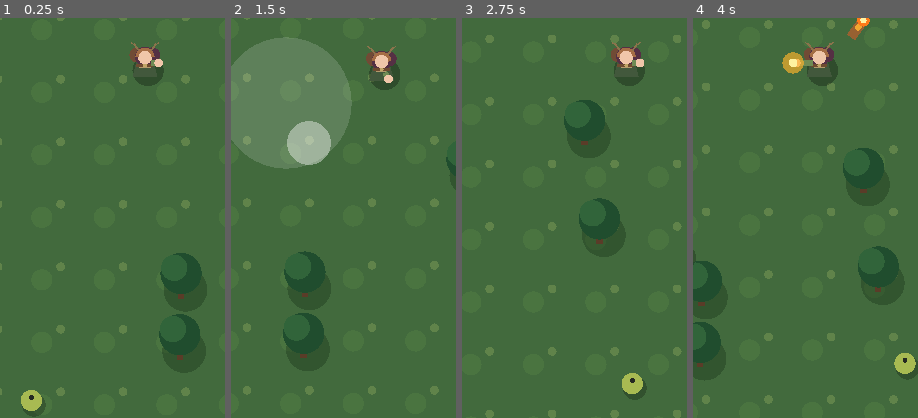
Above: before the commit, frames 1-4 (left to right).
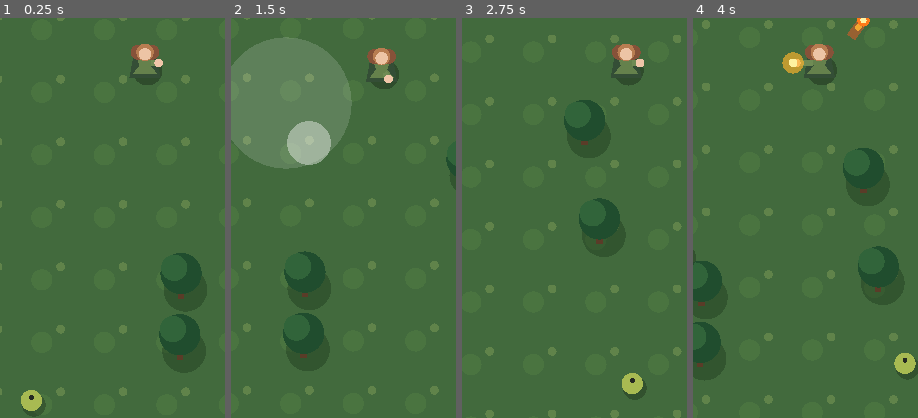
Above: after the commit, the same moments.

Repository: cosmerearchives-creator/dnd-adventurers
Game: Godot game, scene res://scenes/wilderness.tscn
The game is run twice, just before and just after one commit, with the same random seed, the same clock (stepped at 60 frames per second) and the same inputs.
Inputs (mouse positions are % of the whole screen's width and height, from its top left):
- Up to frame 1 (0.25 s): no input
- Up to frame 2 (1.5 s): move the mouse to (72, 45) at 0.52 s; hold Right (ui_right) 0.53-1.25 s; click (72, 45) at 0.67 s; drag from (30, 55) to (45, 70) at 1.27 s
- Up to frame 3 (2.75 s): move the mouse to (60, 28) at 2.02 s; hold Right (ui_right) from 2.03 s (still down)
- Up to frame 4 (4 s): release Right (ui_right) at 2.75 s; drag from (45, 70) to (20, 35) at 2.77 s; move the mouse to (80, 65) at 3.52 s; hold Left (ui_left) from 3.53 s (still down)
The pictures show only the part of the screen within x 18-68%, y 44-94%; the shares and areas given below are measured in that part.

The runs differ from the first frame. In frame 1, 0.7% of the frame differs, in the area x 57-73%, y 6-17%; in frame 2, 0.6%; in frame 3, 0.7%; in frame 4, 0.7%.

Commit message:
Add Blender-rendered directional druid sprite integration

Diff:
--- a/game/scripts/wilderness.gd
+++ b/game/scripts/wilderness.gd
@@ -54,6 +54,9 @@
 var touch_origin := Vector2.ZERO
 var touch_vector := Vector2.ZERO
 var rng := RandomNumberGenerator.new()
+var druid_frames: Dictionary = {}
+var walk_clock := 0.0
+var druid_state := "idle"
 var camera: Camera2D
 var hud: CanvasLayer
 var status_label: Label
@@ -86,9 +89,36 @@
     hint_label.add_theme_font_size_override("font_size", 17)
     hint_label.text = "Drag to move. Fire bolts cast automatically."
     hud.add_child(hint_label)
+    _load_druid_frames()
     _create_result_popup()
     _create_level_menu()
     _update_hud()
+
+func _load_druid_frames() -> void:
+    for direction in range(8):
+        for animation in ["idle", "walk", "cast", "hit"]:
+            var count := 3 if animation == "walk" else (2 if animation == "cast" else 1)
+            for frame in range(count):
+                var path := "res://assets/druid/%s_%d_%d.png" % [animation, direction, frame]
+                if ResourceLoader.exists(path):
+                    druid_frames["%s_%d_%d" % [animation, direction, frame]] = load(path)
+
+func _draw_druid() -> bool:
+    if druid_frames.is_empty():
+        return false
+    var direction := int(round(fposmod(facing.angle() + PI / 2.0, TAU) / (TAU / 8.0))) % 8
+    var frame := 0
+    if druid_state == "walk":
+        frame = int(walk_clock * 9.0) % 3
+    elif druid_state == "cast":
+        frame = 0 if cast_timer > 0.14 else 1
+    var key := "%s_%d_%d" % [druid_state, direction, frame]
+    if not druid_frames.has(key):
+        return false
+    var texture: Texture2D = druid_frames[key]
+    var size := Vector2(100, 137)
+    draw_texture_rect(texture, Rect2(player_pos - Vector2(size.x / 2.0, size.y * 0.76), size), false)
+    return true
 
 func _create_result_popup() -> void:
     var overlay := CenterContainer.new()
@@ -218,6 +248,9 @@
     var movement := Input.get_vector("ui_left", "ui_right", "ui_up", "ui_down")
     if touch_vector.length() > 0.08:
         movement = touch_vector
+    if movement.length() > 0.1:
+        walk_clock += delta
+    druid_state = "hit" if hit_timer > 0.0 else ("cast" if cast_timer > 0.0 else ("walk" if movement.length() > 0.1 else "idle"))
     player_pos += movement.limit_length(1.0) * PLAYER_SPEED * (1.0 + move_bonus) * delta
     if movement.length() > 0.1:
         facing = movement.normalized()
@@ -439,27 +472,16 @@
         draw_circle(pos + Vector2(4, 7), 19.0, Color(0.0, 0.0, 0.0, 0.24))
         draw_circle(pos, float(ENEMY_TYPES[kind]["radius"]), color)
         draw_circle(pos + Vector2(0, -5), 4.0, Color("#252922"))
-    # Woodland druid silhouette: layered moss cloak, leather, auburn hair, and antler ornaments.
-    # shoulder ornaments and an extended casting hand. Placeholder 2.5D art.
-    draw_circle(player_pos + Vector2(5, 12), 25.0, Color(0, 0, 0, 0.28))
-    var robe := PackedVector2Array([
-        player_pos + Vector2(-13, -5), player_pos + Vector2(13, -5),
-        player_pos + Vector2(20, 22), player_pos + Vector2(-20, 22)
-    ])
-    draw_colored_polygon(robe, Color("#42583c") if hit_timer <= 0 else Color("#dc6666"))
-    draw_circle(player_pos + Vector2(-13, -13), 12.0, Color("#714b35"))
-    draw_circle(player_pos + Vector2(12, -13), 12.0, Color("#553044"))
-    draw_circle(player_pos + Vector2(0, -10), 16.0, Color("#553044"))
-    draw_circle(player_pos + Vector2(0, -9), 11.0, Color("#f0c6a9"))
-    draw_arc(player_pos + Vector2(0, -9), 13.0, PI, TAU, 16, Color("#a56d45"), 5.0)
-    draw_line(player_pos + Vector2(-9, 5), player_pos + Vector2(9, 5), Color("#b49a6d"), 7.0)
-    # Leaf mantle, leather belt, and branch-like crown add naturalistic detail.
-    draw_line(player_pos + Vector2(-14, 4), player_pos + Vector2(13, 4), Color("#6e4b30"), 5.0)
-    draw_circle(player_pos + Vector2(0, 4), 3.0, Color("#c1a567"))
-    draw_line(player_pos + Vector2(-10, -20), player_pos + Vector2(-18, -31), Color("#8b734c"), 3.0)
-    draw_line(player_pos + Vector2(10, -20), player_pos + Vector2(18, -31), Color("#8b734c"), 3.0)
-    draw_line(player_pos + Vector2(-17, -29), player_pos + Vector2(-23, -33), Color("#8b734c"), 2.0)
-    draw_line(player_pos + Vector2(17, -29), player_pos + Vector2(23, -33), Color("#8b734c"), 2.0)
+    if not _draw_druid():
+        draw_circle(player_pos + Vector2(4, 12), 24.0, Color(0, 0, 0, 0.28))
+        var cloak := PackedVector2Array([player_pos + Vector2(-18, -14), player_pos + Vector2(18, -14), player_pos + Vector2(25, 24), player_pos + Vector2(-25, 24)])
+        draw_colored_polygon(cloak, Color("#344e36"))
+        var tunic := PackedVector2Array([player_pos + Vector2(-15, -13), player_pos + Vector2(15, -13), player_pos + Vector2(9, 4), player_pos + Vector2(20, 18), player_pos + Vector2(-20, 18), player_pos + Vector2(-9, 4)])
+        draw_colored_polygon(tunic, Color("#65814c"))
+        draw_circle(player_pos + Vector2(-11, -17), 12.0, Color("#865239"))
+        draw_circle(player_pos + Vector2(11, -17), 12.0, Color("#865239"))
+        draw_circle(player_pos + Vector2(0, -17), 14.0, Color("#b87d51"))
+        draw_circle(player_pos + Vector2(0, -14), 10.0, Color("#edc4a5"))
     var hand := player_pos + facing * (37.0 if cast_timer > 0.0 else 22.0)
     draw_line(player_pos + facing * 10.0, hand, Color("#6f8b54"), 9.0)
     draw_circle(hand, 7.0, Color("#f0c6a9"))
